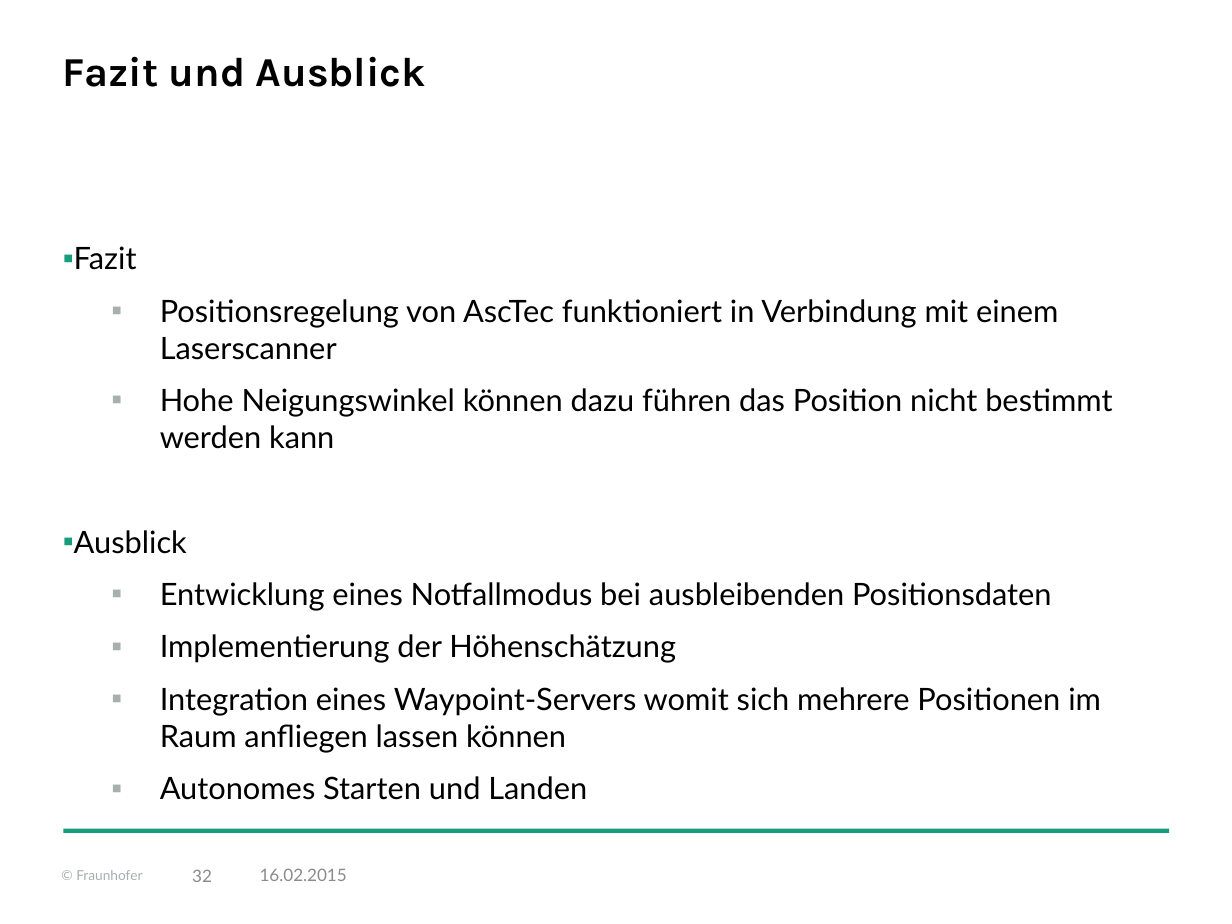
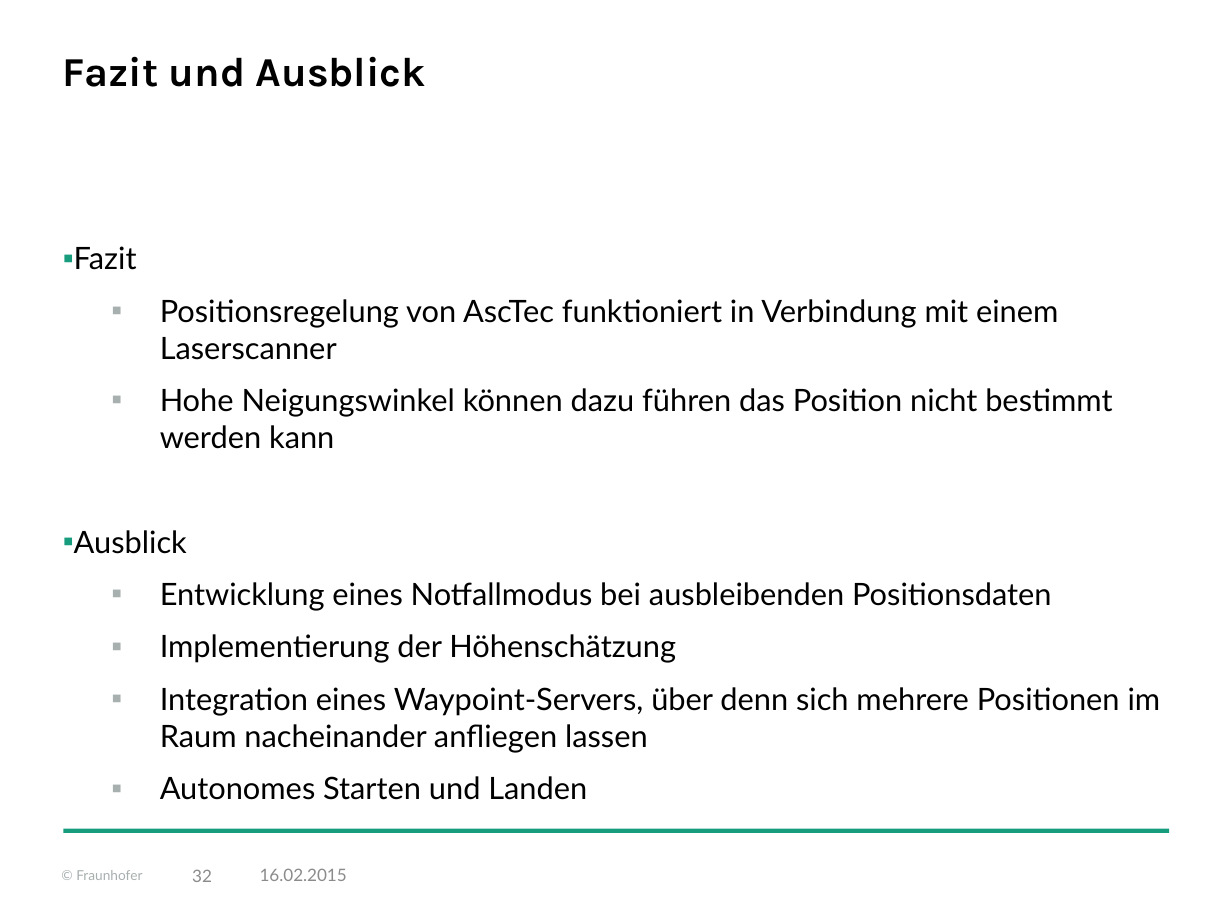
Before and after one commit to matwelter/Abschlusspraesentation, a slide deck: slide 32 of Abschlusspräsentation.pptx. Drawn at 1232x924 pixels with LibreOffice and Linux fonts; fonts in the diff are those of the drawing; background and template pictures are left out. Boxes give left, top, right and bottom in pixels: in the first picture for what was removed or moved away, otherwise in the second. Text is boxed around its words. In the diff, an @@ line names an element or a change of style, - is before the commit and + after.

```diff
--- a/Abschlusspräsentation.pptx
+++ b/Abschlusspräsentation.pptx
@@ text at (160,687,1161,753): text changed @@
-  ▪ Integration eines Waypoint-Servers womit sich mehrere Positionen im Raum anfliegen lassen können
+  ▪ Integration eines Waypoint-Servers, über denn sich mehrere Positionen im Raum nacheinander anfliegen lassen
```
Also in this commit, not shown: 2 other slides changed, 1 other file.
